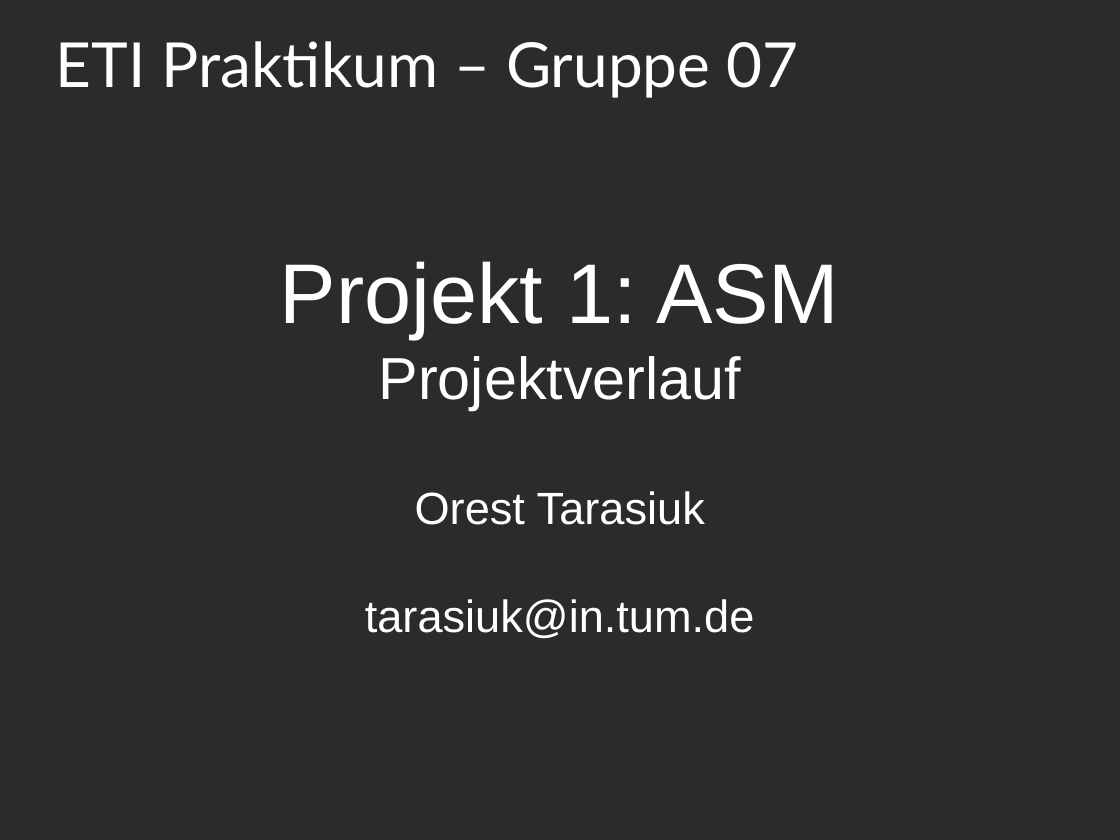
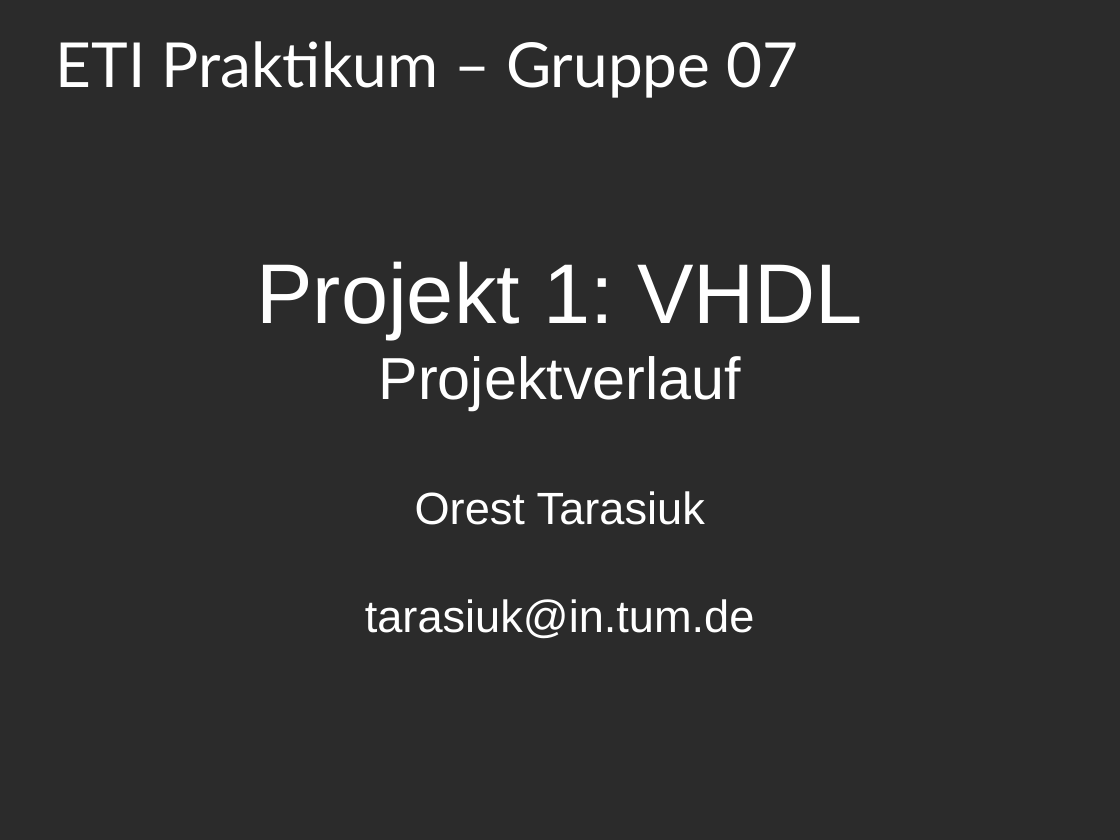
Before and after one commit to OrestTa/etip, a slide deck: slide 1 of Projekt1/Protokolle/verlauf1.odp. Drawn at 1120x840 pixels with LibreOffice and Linux fonts; fonts in the diff are those of the drawing; background and template pictures are left out; a plain dark background stands for a picture behind light text. Boxes give left, top, right and bottom in pixels: in the first picture for what was removed or moved away, otherwise in the second. Text is boxed around its words. In the diff, an @@ line names an element or a change of style, - is before the commit and + after.

```diff
--- a/Projekt1/Protokolle/verlauf1.odp
+++ b/Projekt1/Protokolle/verlauf1.odp
@@ subtitle at (256, 261, 863, 339): text changed @@
-Projekt 1: ASM
+Projekt 1: VHDL
```
Also in this commit, not shown: 2 other slides changed, 1 slide added, 1 other file.
